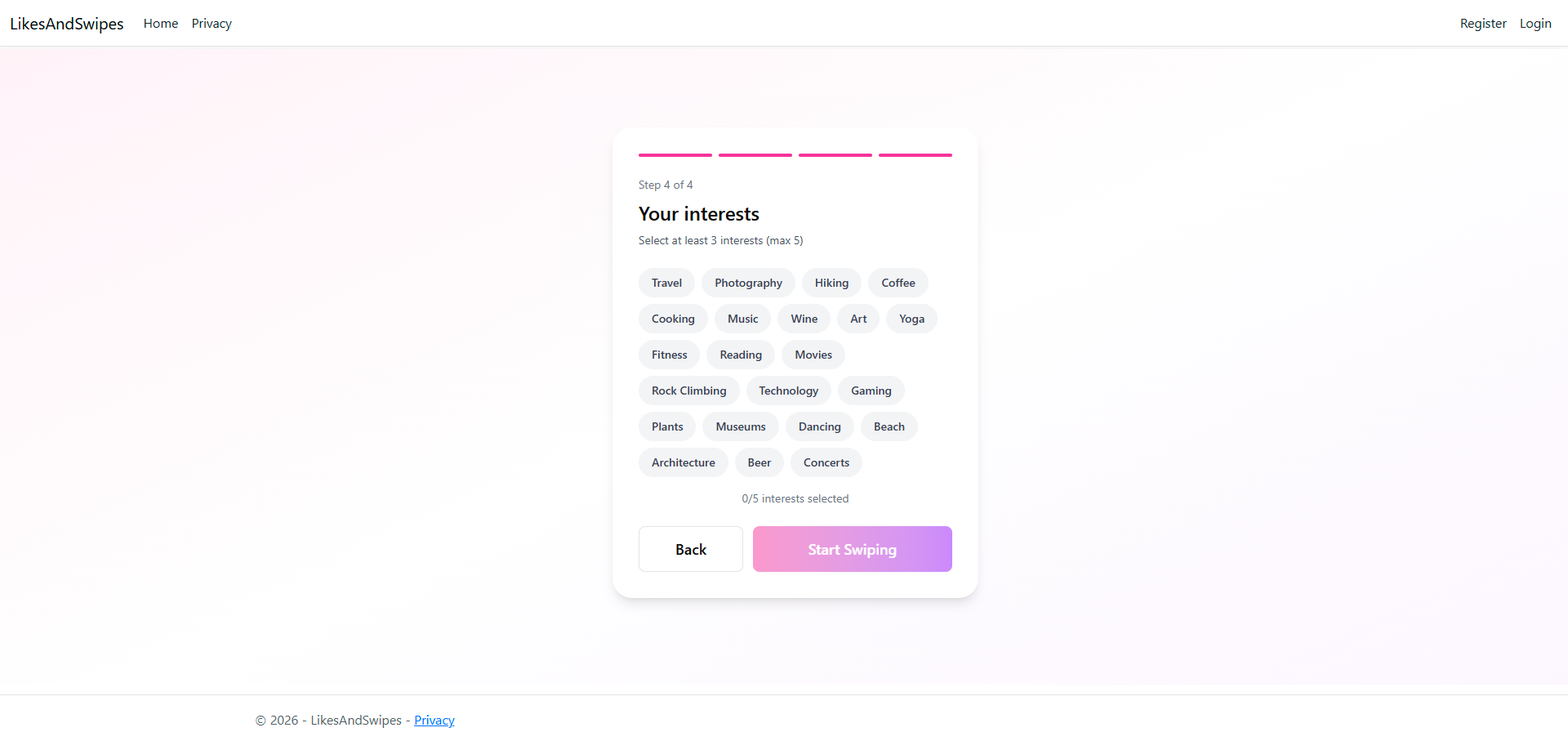
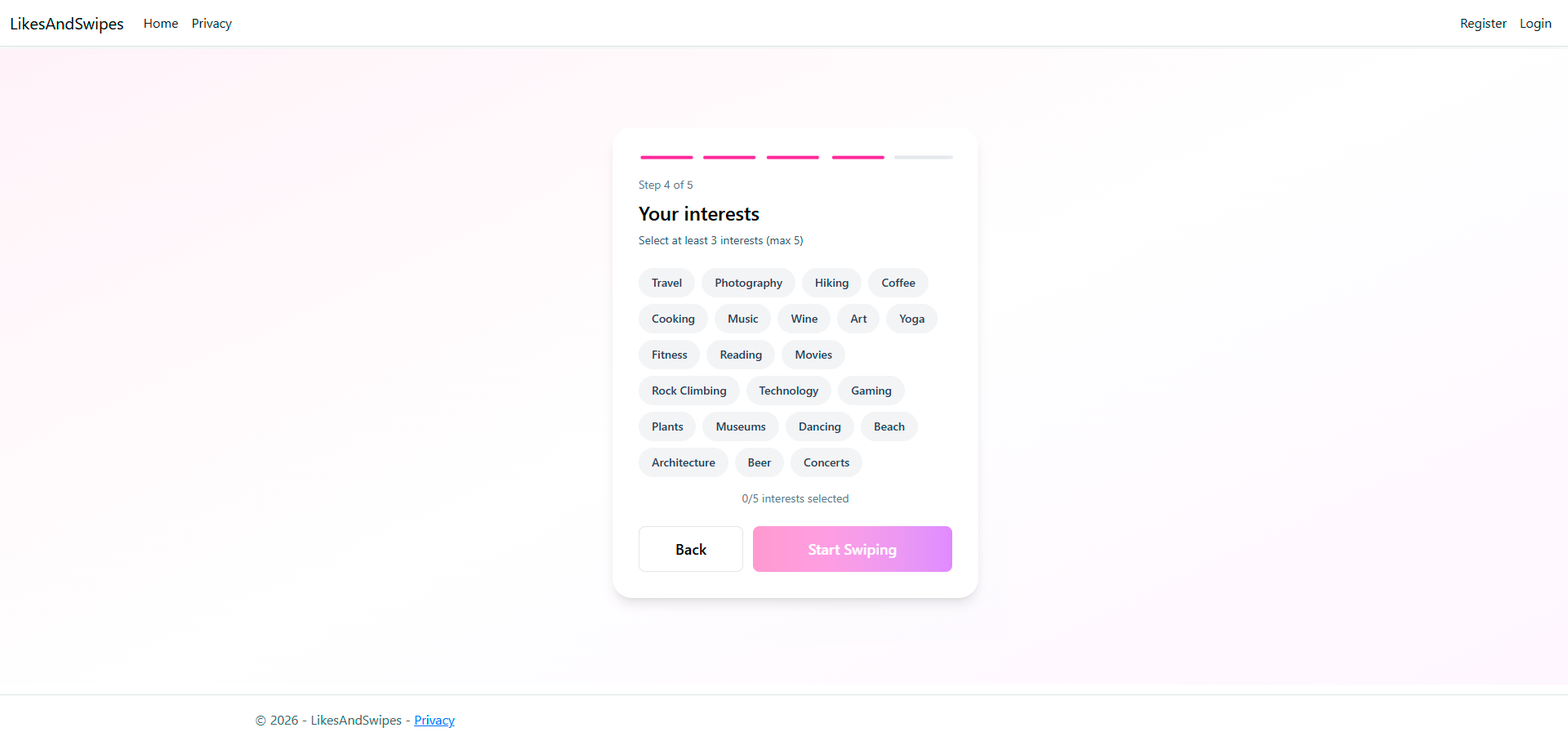
Before/after of a (1568, 741) layered artwork. What changed in the layer stack:
removed layer "Слой 1" over (x1=638, y1=153, x2=954, y2=572)
removed layer "Фон" over (x1=10, y1=17, x2=1552, y2=728)
added layer "Слой 13" above "Слой 12" over (x1=686, y1=180, x2=694, y2=190)
added layer "Слой 12" over (x1=10, y1=17, x2=1552, y2=728)
